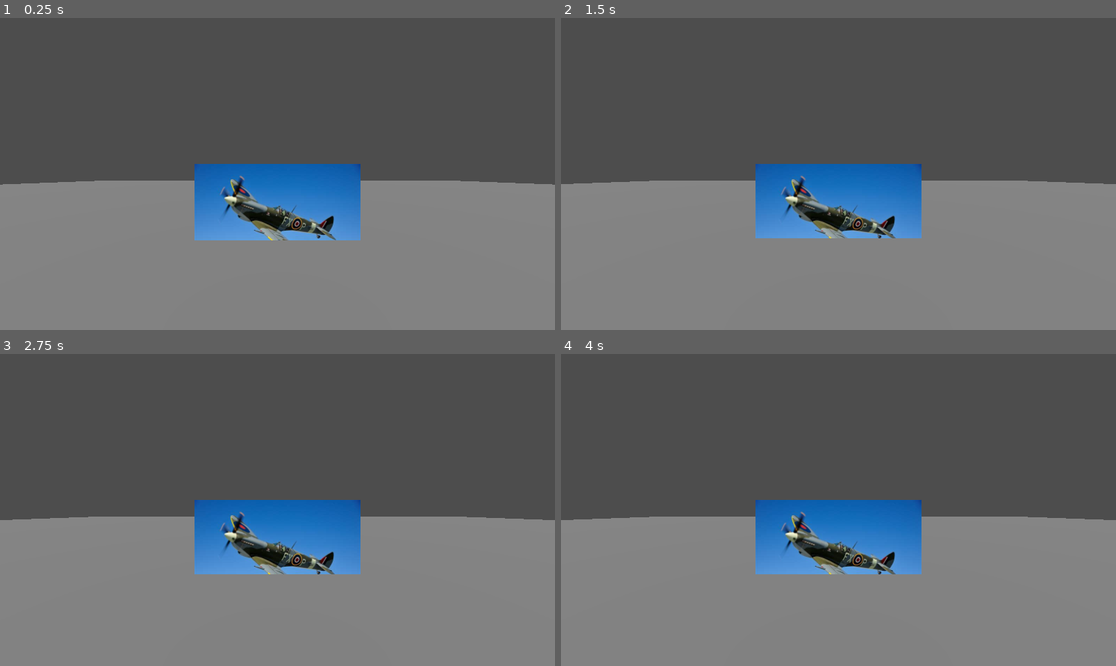
Above: before the commit, frames 1-4 (two rows, left to right).
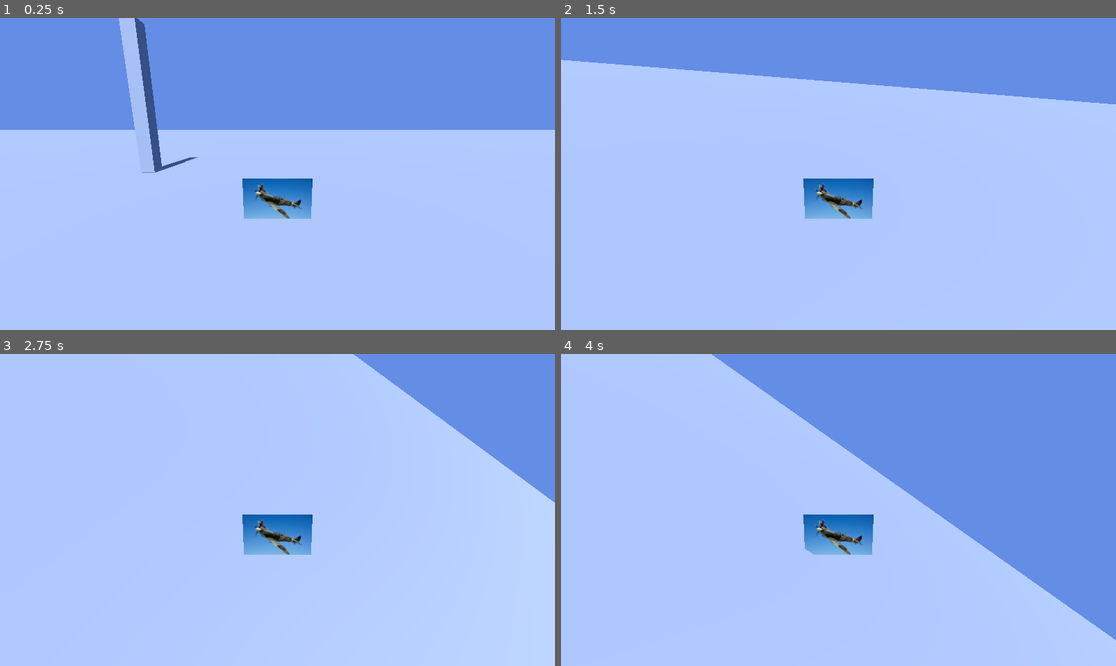
Above: after the commit, the same moments.

Repository: F100cTomas/Flight-Simulator
Game: Godot game, scene res://Scenes/main.tscn
Two runs of this game, one before a commit and one after it. Both use one fixed random seed, a clock stepped at 60 frames per second and the inputs below.
Inputs:
- Up to frame 1 (0.25 s): no input
- Up to frame 2 (1.5 s): tap Enter at 0.5 s; hold D (Yaw Right, bound only after the commit) 0.53-1.28 s; tap E (Roll Clockwise, bound only after the commit) at 0.6 s; tap Space at 0.77, 1.07 s; tap Q (Roll Counter-Clockwise, bound only after the commit) at 0.8, 1.35 s; hold W (Pitch Down, bound only after the commit) from 1.28 s (still down)
- Up to frame 3 (2.75 s): tap Space at 1.52, 1.55, 1.82 s; release W (Pitch Down, bound only after the commit) at 2.03 s; hold D (Yaw Right, bound only after the commit) from 2.03 s (still down); hold Space from 2.03 s (still down); tap E (Roll Clockwise, bound only after the commit) at 2.3 s
- Up to frame 4 (4 s): release D (Yaw Right, bound only after the commit) at 2.78 s; release Space at 2.78 s; hold S (Pitch Up, bound only after the commit) 2.78-3.53 s; tap E (Roll Clockwise, bound only after the commit) at 2.85 s; tap Space at 3.02, 3.32 s; tap Q (Roll Counter-Clockwise, bound only after the commit) at 3.05, 3.6 s; hold A (Yaw Left, bound only after the commit) from 3.53 s (still down); hold Space from 3.53 s (still down)

The runs differ from the first frame. In frame 1, 99% of the frame differs, in the area x 0-100%, y 0-100%; in frame 2, 99%; in frame 3, 99%; in frame 4, 99%.

Commit message:
Few changes

Diff:
--- a/Scenes/airplane.tscn
+++ b/Scenes/airplane.tscn
@@ -1,16 +1,19 @@
-[gd_scene load_steps=3 format=3 uid="uid://dho1yxqxxkqv3"]
+[gd_scene load_steps=4 format=3 uid="uid://dho1yxqxxkqv3"]
 
 [ext_resource type="Texture2D" uid="uid://7ltkd3lnx36p" path="res://Assets/Textures/spitfire.jpg" id="1_e23q5"]
+[ext_resource type="Script" path="res://Scripts/airplane.gd" id="1_xfbqw"]
 
 [sub_resource type="CylinderShape3D" id="CylinderShape3D_mvmcs"]
 height = 1.0
 radius = 1.0
 
 [node name="Airplane" type="CharacterBody3D"]
+script = ExtResource("1_xfbqw")
 
 [node name="CollisionShape3D" type="CollisionShape3D" parent="."]
 transform = Transform3D(0.996799, -0.0382124, 0.0702256, 0.0269315, 0.987534, 0.155083, -0.0752762, -0.152695, 0.985402, 0, 0, 0)
 shape = SubResource("CylinderShape3D_mvmcs")
 
 [node name="Sprite3D" type="Sprite3D" parent="."]
+transform = Transform3D(0.5, 0, 0, 0, 0.5, 0, 0, 0, 0.5, 0, 0, 0)
 texture = ExtResource("1_e23q5")
--- a/Scenes/main.tscn
+++ b/Scenes/main.tscn
@@ -1,21 +1,35 @@
-[gd_scene load_steps=5 format=3 uid="uid://c6umuero4euoj"]
+[gd_scene load_steps=8 format=3 uid="uid://c6umuero4euoj"]
 
 [ext_resource type="PackedScene" uid="uid://dho1yxqxxkqv3" path="res://Scenes/airplane.tscn" id="1_8o1ir"]
-[ext_resource type="Script" path="res://Scripts/airplane.gd" id="2_tnxyh"]
+
+[sub_resource type="Environment" id="Environment_mq07e"]
+background_mode = 1
+background_color = Color(0.437799, 0.616361, 1, 1)
+background_energy_multiplier = 0.9
+ambient_light_color = Color(1, 1, 1, 1)
+ambient_light_energy = 0.37
+reflected_light_source = 1
 
 [sub_resource type="WorldBoundaryShape3D" id="WorldBoundaryShape3D_h4jkp"]
 
 [sub_resource type="PlaneMesh" id="PlaneMesh_63vyw"]
-size = Vector2(100, 100)
+size = Vector2(10000, 10000)
+
+[sub_resource type="PhysicsMaterial" id="PhysicsMaterial_kcmwi"]
+
+[sub_resource type="BoxMesh" id="BoxMesh_bbgob"]
+size = Vector3(1, 10, 1)
+
+[sub_resource type="BoxShape3D" id="BoxShape3D_7oxkj"]
+size = Vector3(1, 10, 1)
 
 [node name="Node3D" type="Node3D"]
 
 [node name="Airplane" parent="." instance=ExtResource("1_8o1ir")]
-transform = Transform3D(1, 0, 0, 0, 1, 0, 0, 0, 1, 0, 0, 0)
-script = ExtResource("2_tnxyh")
 
 [node name="Camera3D" type="Camera3D" parent="Airplane"]
-transform = Transform3D(1, 0, 0, 0, 1, 0, 0, 0, 1, 0, 1.18191, 5.7958)
+transform = Transform3D(1, 0, 0, 0, 0.97722, 0.212229, 0, -0.212229, 0.97722, 0, 2.34362, 6.67472)
+environment = SubResource("Environment_mq07e")
 
 [node name="StaticBody3D" type="StaticBody3D" parent="."]
 transform = Transform3D(1, 0, 0, 0, 1, 0, 0, 0, 1, 0, -1, 0)
@@ -28,3 +42,15 @@
 
 [node name="DirectionalLight3D" type="DirectionalLight3D" parent="."]
 transform = Transform3D(1, 0, 0, 0, 0.638056, 0.76999, 0, -0.76999, 0.638056, 0, 3.27678, 2.29072)
+light_energy = 0.848
+shadow_enabled = true
+
+[node name="RigidBody3D" type="RigidBody3D" parent="."]
+transform = Transform3D(1, 0, 0, 0, 1, 0, 0, 0, 1, -9.50908, 4.34159, -8.42655)
+physics_material_override = SubResource("PhysicsMaterial_kcmwi")
+
+[node name="MeshInstance3D" type="MeshInstance3D" parent="RigidBody3D"]
+mesh = SubResource("BoxMesh_bbgob")
+
+[node name="CollisionShape3D" type="CollisionShape3D" parent="RigidBody3D"]
+shape = SubResource("BoxShape3D_7oxkj")
--- a/Scripts/airplane.gd
+++ b/Scripts/airplane.gd
@@ -1,13 +1,22 @@
 extends CharacterBody3D
 
 
-const SPEED = 5.0
+const SPEED = 20.0
 const JUMP_VELOCITY = 4.5
 
+func rot(delta: float) -> void:
+	rotate(global_basis.x, Input.get_axis("Pitch Down", "Pitch Up") * delta)
+	rotate(global_basis.y, Input.get_axis("Yaw Right", "Yaw Left") * delta)
+	rotate(global_basis.z, Input.get_axis("Roll Clockwise", "Roll Counter-Clockwise") * delta)
 
 func _physics_process(delta: float) -> void:
-	# Add the gravity.
+	rot(delta)
 	if not is_on_floor():
 		velocity += get_gravity() * delta
-	velocity += global_rotation * SPEED
+	else:
+		velocity *= 0.9
+	if Input.is_key_pressed(KEY_SPACE):
+		var direction: Vector3 = -global_basis.z.normalized() + global_basis.y.normalized() / 2
+		velocity += direction * delta * SPEED
+	velocity *= 0.99
 	move_and_slide()
--- a/project.godot
+++ b/project.godot
@@ -14,3 +14,36 @@
 run/main_scene="res://Scenes/main.tscn"
 config/features=PackedStringArray("4.3", "Forward Plus")
 config/icon="res://icon.svg"
+
+[input]
+
+"Pitch Up"={
+"deadzone": 0.5,
+"events": [Object(InputEventKey,"resource_local_to_scene":false,"resource_name":"","device":-1,"window_id":0,"alt_pressed":false,"shift_pressed":false,"ctrl_pressed":false,"meta_pressed":false,"pressed":false,"keycode":0,"physical_keycode":83,"key_label":0,"unicode":115,"location":0,"echo":false,"script":null)
+]
+}
+"Pitch Down"={
+"deadzone": 0.5,
+"events": [Object(InputEventKey,"resource_local_to_scene":false,"resource_name":"","device":-1,"window_id":0,"alt_pressed":false,"shift_pressed":false,"ctrl_pressed":false,"meta_pressed":false,"pressed":false,"keycode":0,"physical_keycode":87,"key_label":0,"unicode":119,"location":0,"echo":false,"script":null)
+]
+}
+"Yaw Left"={
+"deadzone": 0.5,
+"events": [Object(InputEventKey,"resource_local_to_scene":false,"resource_name":"","device":-1,"window_id":0,"alt_pressed":false,"shift_pressed":false,"ctrl_pressed":false,"meta_pressed":false,"pressed":false,"keycode":0,"physical_keycode":65,"key_label":0,"unicode":97,"location":0,"echo":false,"script":null)
+]
+}
+"Yaw Right"={
+"deadzone": 0.5,
+"events": [Object(InputEventKey,"resource_local_to_scene":false,"resource_name":"","device":-1,"window_id":0,"alt_pressed":false,"shift_pressed":false,"ctrl_pressed":false,"meta_pressed":false,"pressed":false,"keycode":0,"physical_keycode":68,"key_label":0,"unicode":100,"location":0,"echo":false,"script":null)
+]
+}
+"Roll Clockwise"={
+"deadzone": 0.5,
+"events": [Object(InputEventKey,"resource_local_to_scene":false,"resource_name":"","device":-1,"window_id":0,"alt_pressed":false,"shift_pressed":false,"ctrl_pressed":false,"meta_pressed":false,"pressed":false,"keycode":0,"physical_keycode":69,"key_label":0,"unicode":101,"location":0,"echo":false,"script":null)
+]
+}
+"Roll Counter-Clockwise"={
+"deadzone": 0.5,
+"events": [Object(InputEventKey,"resource_local_to_scene":false,"resource_name":"","device":-1,"window_id":0,"alt_pressed":false,"shift_pressed":false,"ctrl_pressed":false,"meta_pressed":false,"pressed":false,"keycode":0,"physical_keycode":81,"key_label":0,"unicode":113,"location":0,"echo":false,"script":null)
+]
+}
